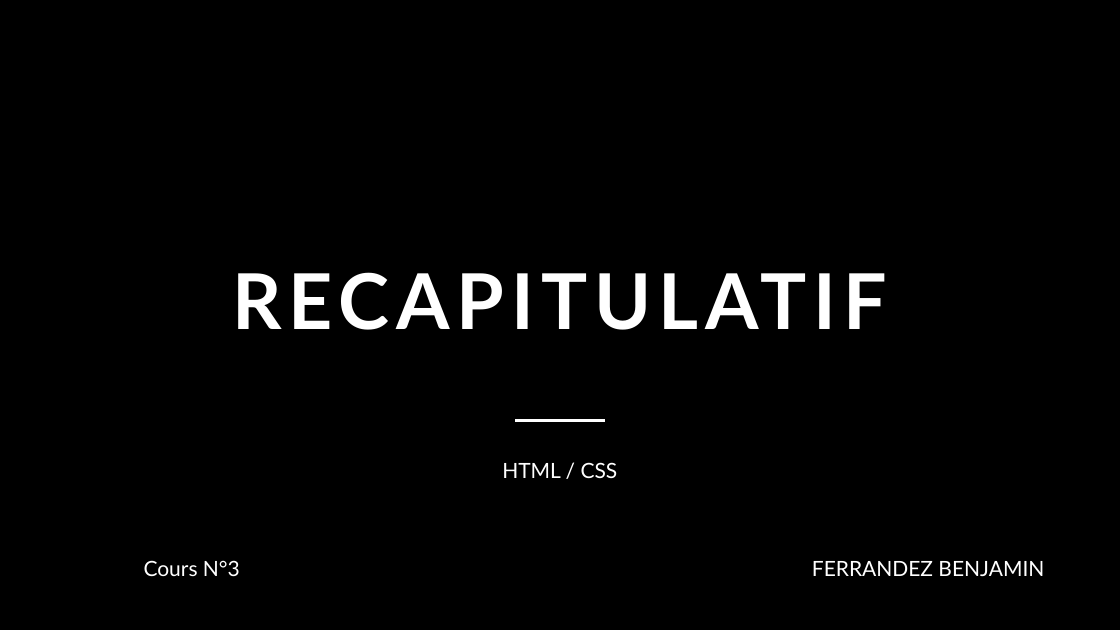
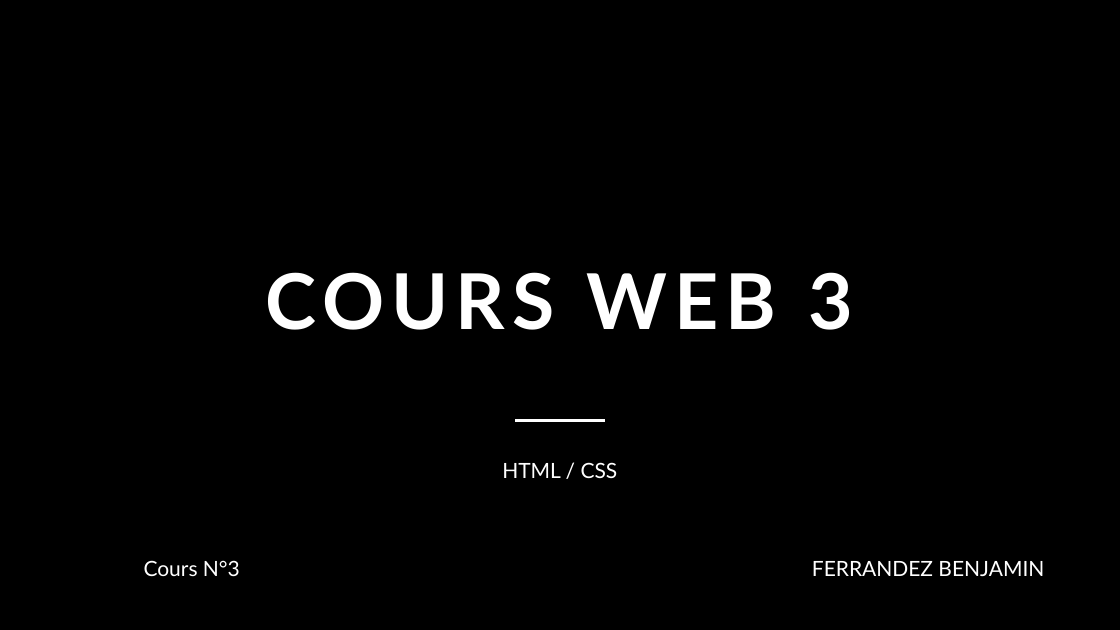
Before and after one commit to FerrandezBenjamin/DAEU, a slide deck: slide 1 of Cours_3/Cours programmation WEB3.pptx. Drawn at 1120x630 pixels with LibreOffice and Linux fonts; fonts in the diff are those of the drawing; background and template pictures are left out. Boxes give left, top, right and bottom in pixels: in the first picture for what was removed or moved away, otherwise in the second. Text is boxed around its words. In the diff, an @@ line names an element or a change of style, - is before the commit and + after.

Commit message:
changement titre cours 3

```diff
--- a/Cours_3/Cours programmation WEB3.pptx
+++ b/Cours_3/Cours programmation WEB3.pptx
@@ title at bbox=[266, 272, 854, 330]: text changed @@
-RECAPITULATIF
+COURS WEB 3
```
Also in this commit, not shown: 1 other file.
